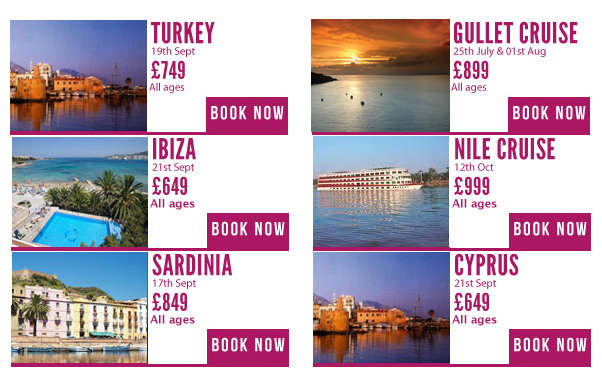
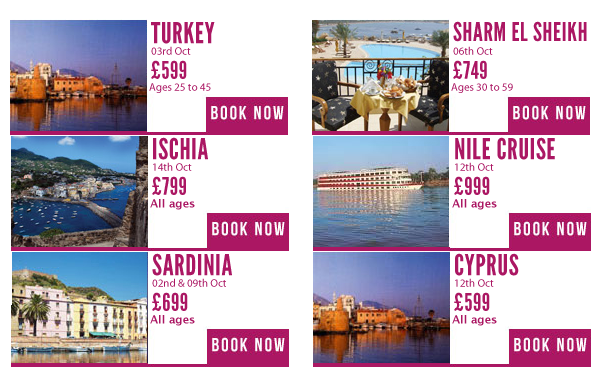
Two versions of the same layered image (602×371). Layer-by-layer changes:
renamed "All ages" to "Ages 25 to 45", painted on it over [left=156, top=82, right=211, bottom=93]
renamed "19th Sept" to "03rd Oct", painted on it over [left=151, top=46, right=195, bottom=57]
renamed "£749" to "£599", painted on it over [left=161, top=60, right=187, bottom=79]
renamed "All ages" to "Ages 30 to 59", painted on it over [left=458, top=82, right=513, bottom=93]
renamed "25th July & 01st Aug" to "06th Oct", painted on it over [left=453, top=46, right=546, bottom=57]
renamed "£899" to "£749", painted on it over [left=463, top=60, right=489, bottom=79]
renamed "gullet cruise" to "Sharm El Sheikh", painted on it over [left=453, top=21, right=587, bottom=44]
moved "Layer 8" above "Layer 2", painted on it, masked it over [left=311, top=19, right=450, bottom=132]
removed layer "Layer 4" (1st of 2, in "Destination2") from group "Destination2" over [left=312, top=20, right=449, bottom=132]
renamed "Layer 5" to "Layer 9", painted on it over [left=11, top=136, right=148, bottom=247]
renamed "21st Sept" to "14th Oct", painted on it over [left=152, top=162, right=194, bottom=173]
renamed "£649" to "£799", painted on it over [left=162, top=176, right=187, bottom=195]
renamed "ibiza" to "ISCHIA", painted on it over [left=158, top=137, right=208, bottom=160]
renamed "17th Sept" to "02nd & 09th Oct", painted on it over [left=152, top=278, right=226, bottom=289]
renamed "£849" to "£699", painted on it over [left=163, top=292, right=188, bottom=311]
renamed "21st Sept" to "12th Oct", painted on it over [left=454, top=278, right=496, bottom=289]
renamed "£649" to "£599", painted on it over [left=465, top=292, right=490, bottom=311]
